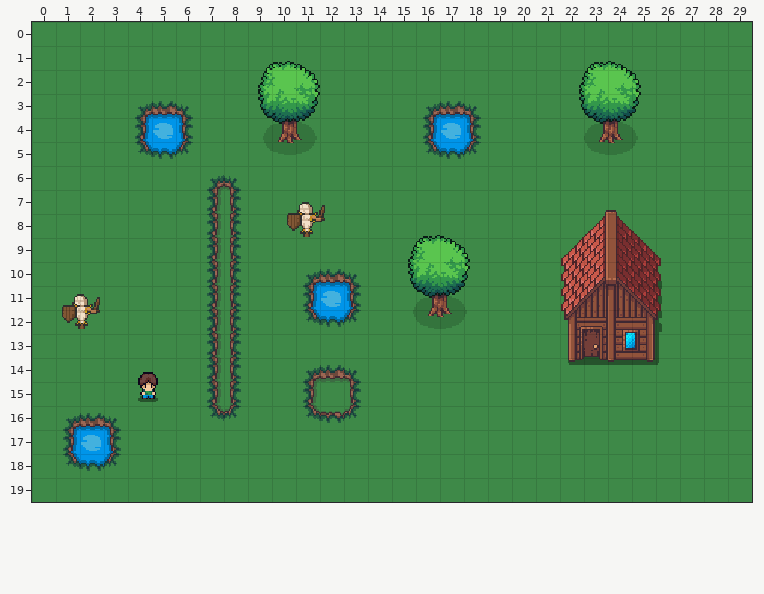
One commit to this Tiled map: assets/maps/main.tmx. Above is the file before it was changed.
Cells are 16x16 px. Shown: x 0..29, y 0..19.
Now the later version:
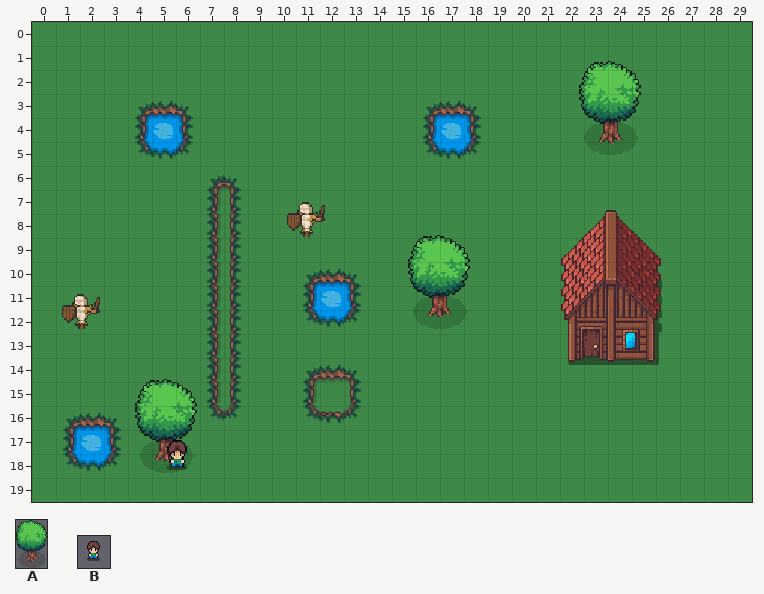
Key: from "objects": A 2 "oak_tree", B 3 "player".
Objects are placed by their top-left corner, in cells (3,4 is the top-left corner of cell 3,4); size is 1x1 cell unless given.
Changes in this commit:
Layer "Objects":
Object A "oak_tree" at 9.4,1.6 size 2.6x3.9 becomes A "oak_tree" at 4.3,14.9 size 2.6x3.9.
Object B "Player" at 3.9,14.3 size 2x2 becomes B "Player" at 5.1,17.1 size 2x2.
